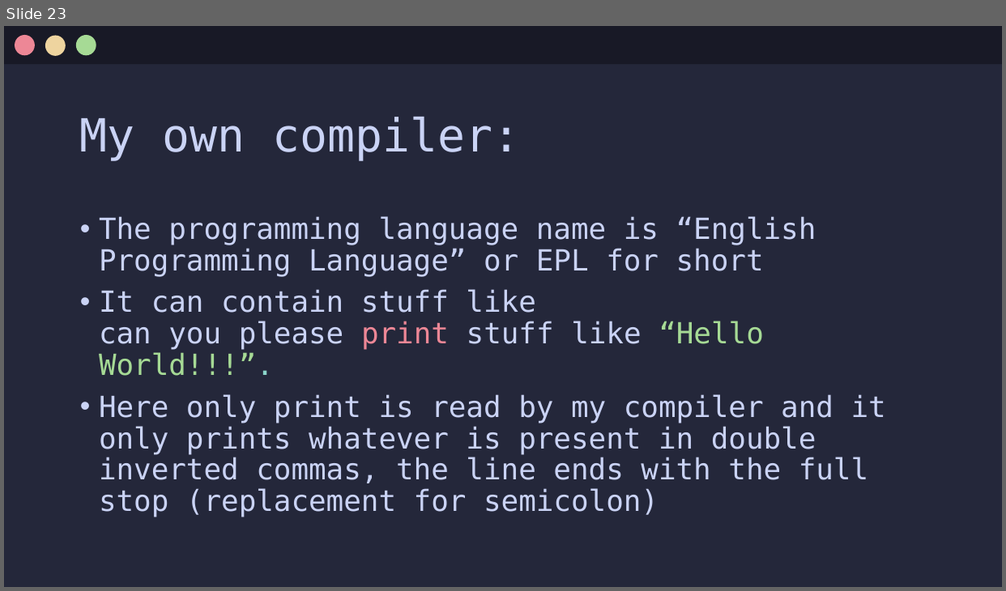
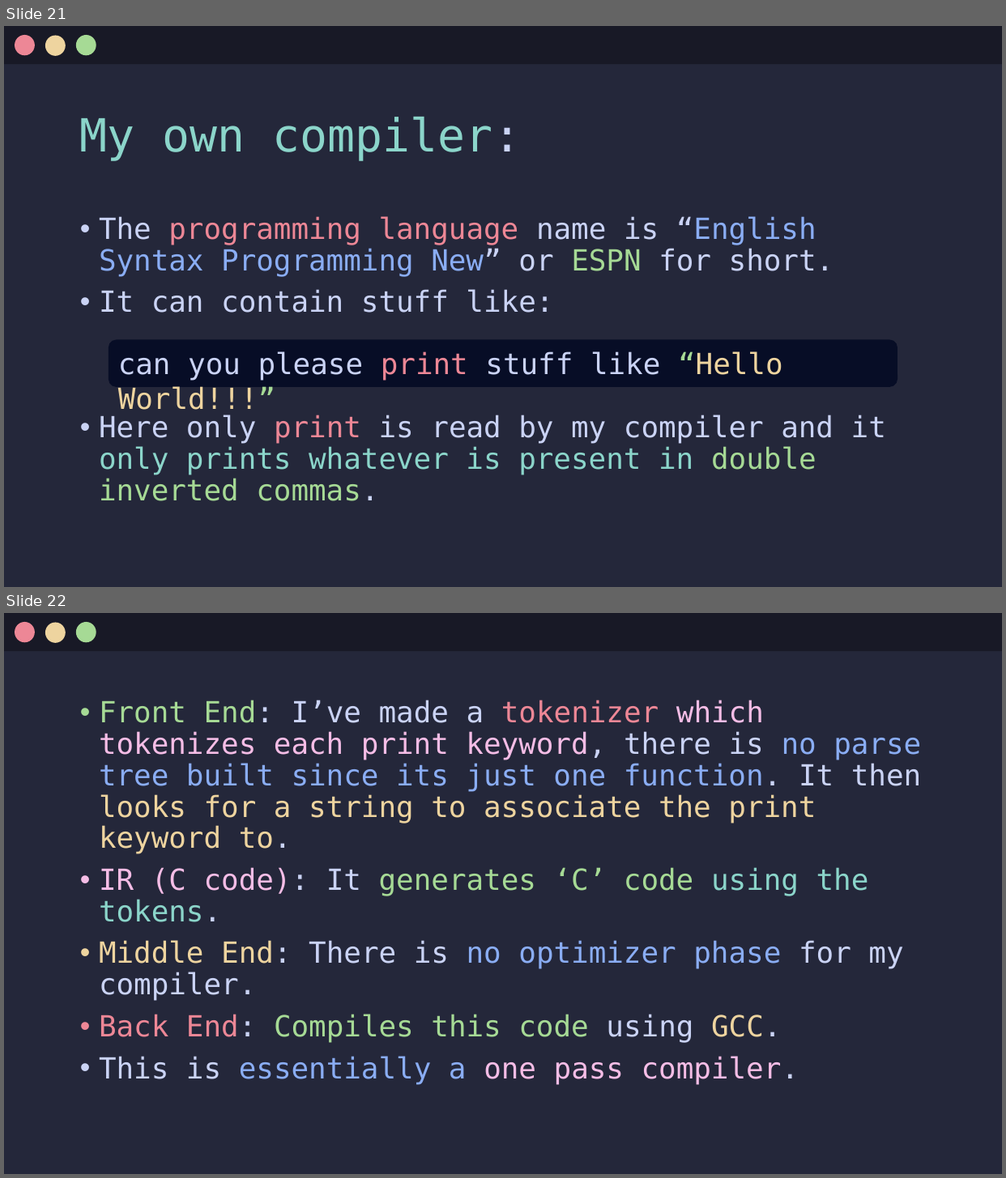
Before and after one commit to Jx-ls/custom-compiler, a slide deck: Compilers.pptx. Shown one above the other, each under a label of ours: slide 23 before the commit, slides 21 and 22 after it. The pictures are 1006x591 and 1006x1178 pixels, drawn with LibreOffice and Linux fonts; fonts in the diff are those of the drawing. Boxes give left, top, right and bottom in pixels: in the first picture for what was removed or moved away, otherwise in the second. Text is boxed around its words. In the diff, an @@ line names an element or a change of style, - is before the commit and + after.

Commit message:
added jit, optimizers, backend, and colors

```diff
--- a/Compilers.pptx
+++ b/Compilers.pptx
@@ slide 22 added at bbox=[4, 613, 1002, 1174], background #24273A @@
@@ rectangle added at bbox=[4, 613, 1002, 651], fill #181926 @@
@@ ellipse added at bbox=[15, 622, 35, 642], fill #ED8796 @@
@@ ellipse added at bbox=[45, 622, 66, 642], fill #EED49F @@
@@ ellipse added at bbox=[76, 622, 96, 642], fill #A6DA95 @@
@@ text added at bbox=[99, 700, 921, 1085], 28 pt, text #8AADF4 @@
+• Front End: I’ve made a tokenizer which tokenizes each print keyword, there is no parse tree built since its just one function. It then looks for a string to associate the print keyword to.
+• IR (C code): It generates ‘C’ code using the tokens.
+• Middle End: There is no optimizer phase for my compiler.
+• Back End: Compiles this code using GCC.
+• This is essentially a one pass compiler.
@@ what was slide 23 is now slide 21 @@
@@ slide 21 changed as well @@
@@ title "My own compiler:" at bbox=[80, 117, 521, 161]: text colour #CAD3F5 to #8BD5CA @@
@@ text at bbox=[99, 216, 886, 501]: text changed @@
-• The programming language name is “English Programming Language” or EPL for short
-• It can contain stuff like
-  can you please print stuff like “Hello World!!!”.
-• Here only print is read by my compiler and it only prints whatever is present in double inverted commas, the line ends with the full stop (replacement for semicolon)
+• The programming language name is “English Syntax Programming New” or ESPN for short.
+• It can contain stuff like:
+• Here only print is read by my compiler and it only prints whatever is present in double inverted commas.
@@ rounded rectangle added at bbox=[108, 339, 898, 386], fill #070D26, 28 pt, text #CAD3F5 @@
+can you please print stuff like “Hello World!!!”
```
Also in this commit, not shown: 12 other slides changed, 7 other slides added, 11 slides removed.
